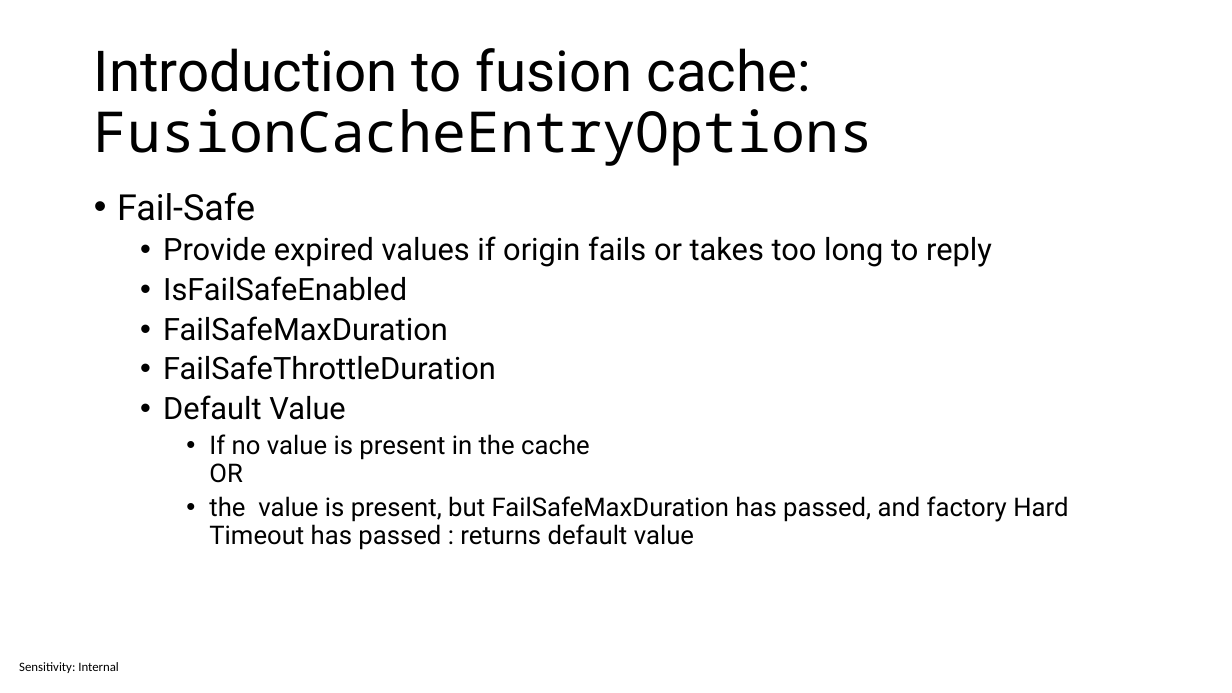
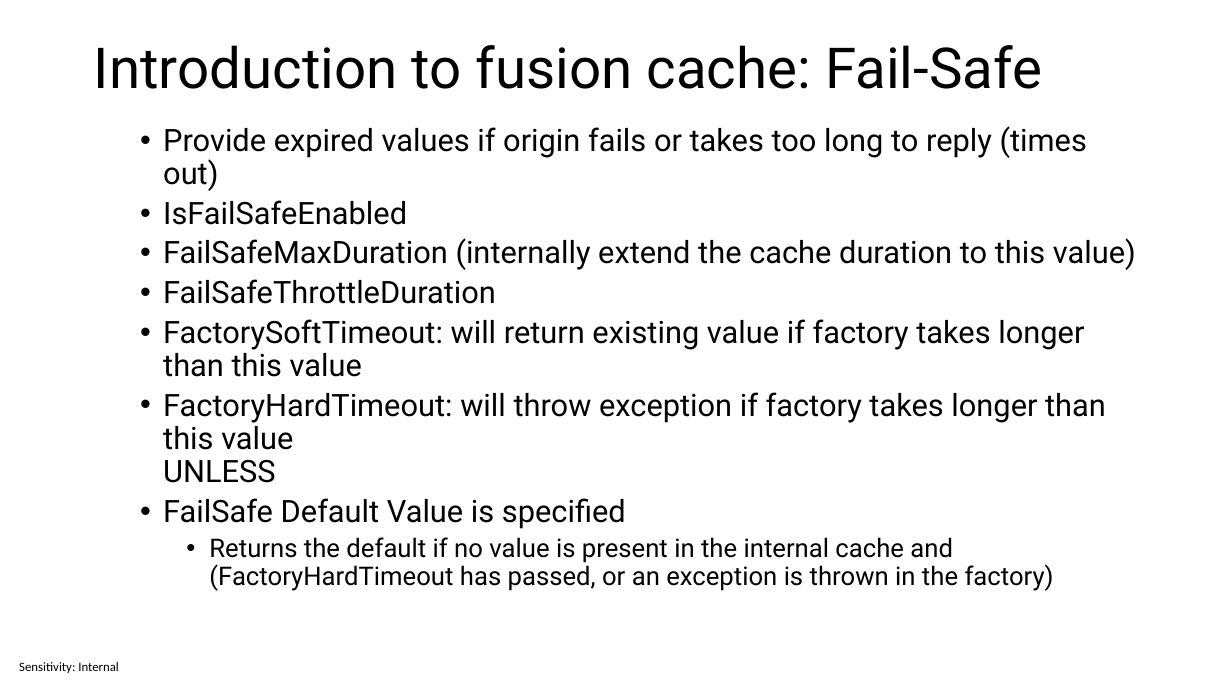
Before and after one commit to sabbadino/cache-like-a-pro-fusion-cache, a slide deck: slide 17 of cache-like-a-pro.pptx. Drawn at 1232x693 pixels with LibreOffice and Linux fonts; fonts in the diff are those of the drawing. Boxes give left, top, right and bottom in pixels: in the first picture for what was removed or moved away, otherwise in the second. Text is boxed around its words. In the diff, an @@ line names an element or a change of style, - is before the commit and + after.

```diff
--- a/cache-like-a-pro.pptx
+++ b/cache-like-a-pro.pptx
@@ title at [94, 45, 1042, 89]: text changed @@
-Introduction to fusion cache: FusionCacheEntryOptions
+Introduction to fusion cache: Fail-Safe
@@ text "Provide expired values if origin ...": place and size @@
-text "Provide expired values if origin ..." at [117, 192, 1068, 550]
+text "Provide expired values if origin ..." at [163, 126, 1136, 591]
@@ text at [163, 126, 1087, 191]: text changed @@
-• Fail-Safe
-  • Provide expired values if origin fails or takes too long to reply
+  • Provide expired values if origin fails or takes too long to reply (times out)
@@ text at [163, 238, 1136, 270]: text changed @@
-  • FailSafeMaxDuration
+  • FailSafeMaxDuration (internally extend the cache duration to this value)
@@ text at [163, 319, 1106, 591]: text changed; size 20 to 24 pt @@
-  • Default Value
-    • If no value is present in the cache
-      OR
-    • the value is present, but FailSafeMaxDuration has passed, and factory Hard Timeout has passed : returns default value
+  • FactorySoftTimeout: will return existing value if factory takes longer than this value
+  • FactoryHardTimeout: will throw exception if factory takes longer than this value
+    UNLESS
+  • FailSafe Default Value is specified
+    • Returns the default if no value is present in the internal cache and (FactoryHardTimeout has passed, or an exception is thrown in the factory)
```
Also in this commit, not shown: 2 other slides changed, 1 other file.
